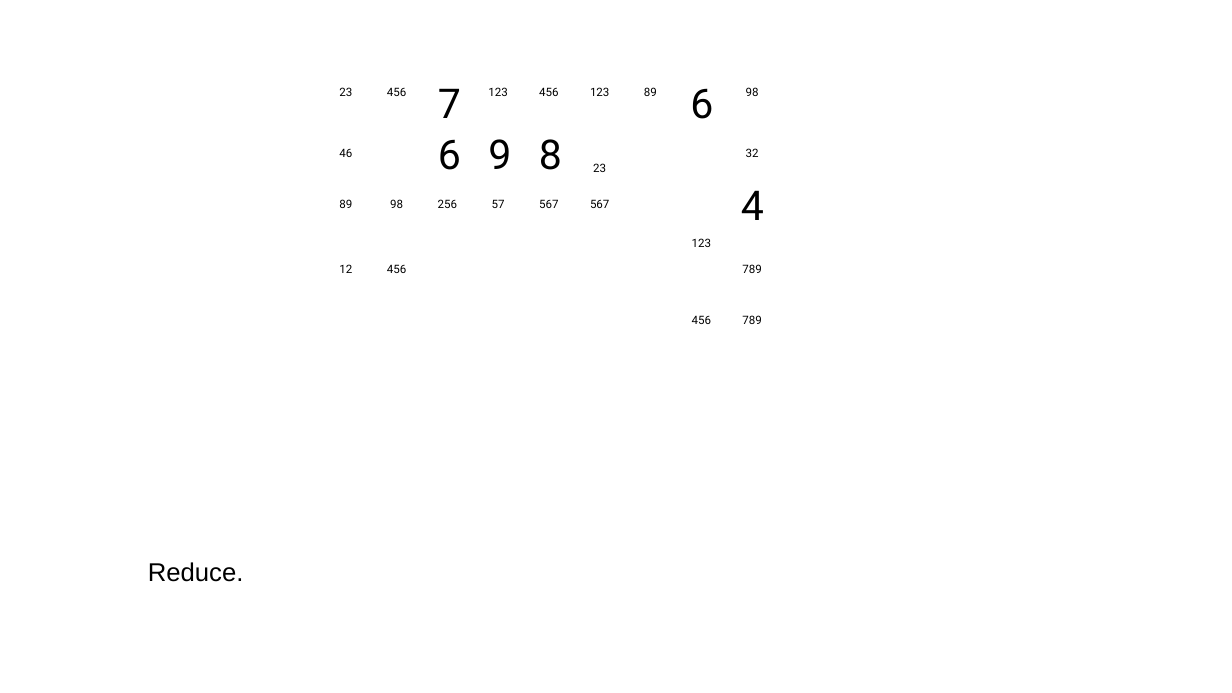
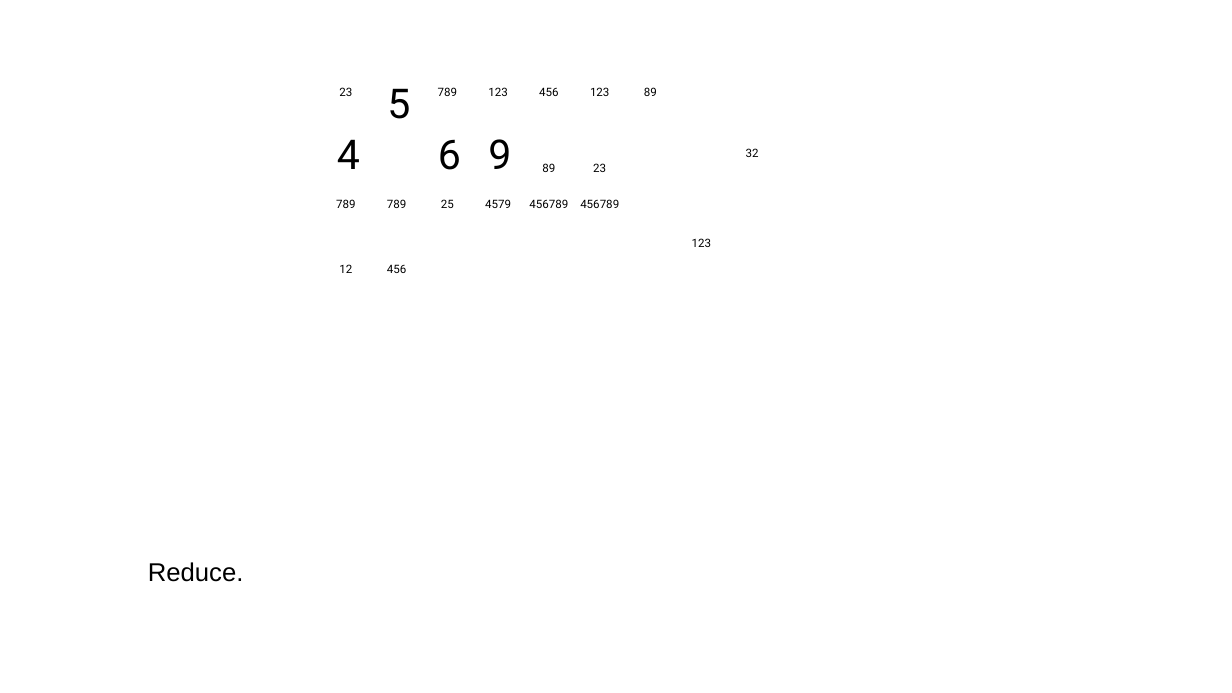
Before and after one commit to jhardis/WSJ_Number_Puzzles, a slide deck: slide 7 of 20260808_2.pptx (slide 12 before the commit). Drawn at 1232x693 pixels with LibreOffice and Linux fonts; fonts in the diff are those of the drawing; background and template pictures are left out. Boxes give left, top, right and bottom in pixels: in the first picture for what was removed or moved away, otherwise in the second. Text is boxed around its words. In the diff, an @@ line names an element or a change of style, - is before the commit and + after.

```diff
--- a/20260808_2.pptx
+++ b/20260808_2.pptx
@@ text removed at [387,87,406,96] @@
-456
@@ text added at [387,88,410,119], 32 pt, text #000000 @@
+5
@@ text "789": place and size @@
-text "789" at [742,264,761,273]
+text "789" at [438,87,457,96]
@@ text removed at [438,88,461,118] @@
-7
@@ text removed at [690,88,713,119] @@
-6
@@ text removed at [746,87,759,96] @@
-98
@@ text "4": place and size @@
-text "4" at [741,190,764,220]
+text "4" at [337,139,360,169]
@@ text removed at [339,148,352,157] @@
-46
@@ text removed at [539,139,562,170] @@
-8
@@ text "89": place and size @@
-text "89" at [339,199,352,208]
+text "89" at [542,163,555,172]
@@ text added at [336,199,355,208], 9 pt, text #000000 @@
+789
@@ text "789": place and size @@
-text "789" at [742,315,761,324]
+text "789" at [387,199,406,208]
@@ text removed at [390,199,403,208] @@
-98
@@ text at [441,199,454,208]: text changed @@
-256
+25
@@ text at [485,199,511,208]: text changed @@
-57
+4579
@@ text at [529,199,568,208]: text changed @@
-567
+456789
@@ text at [580,199,619,208]: text changed @@
-567
+456789
@@ text removed at [692,315,711,324] @@
-456
```
Also in this commit, not shown: 40 other slides changed, 5 slides added, 4 slides removed.
